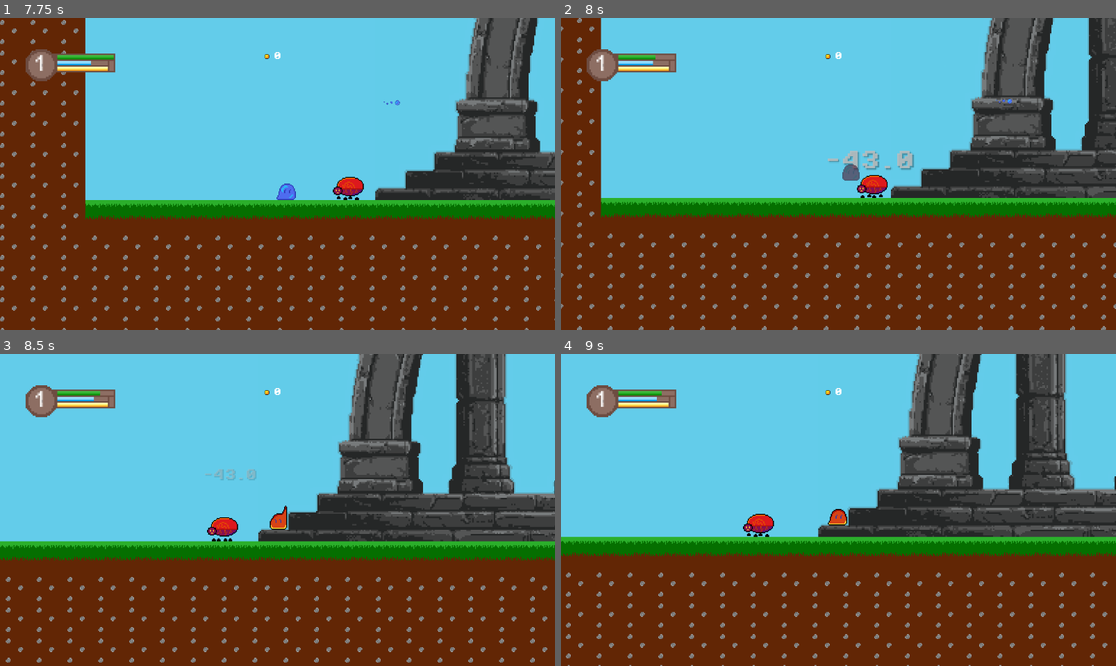
Above: before the commit, frames 1-4 (two rows, left to right).
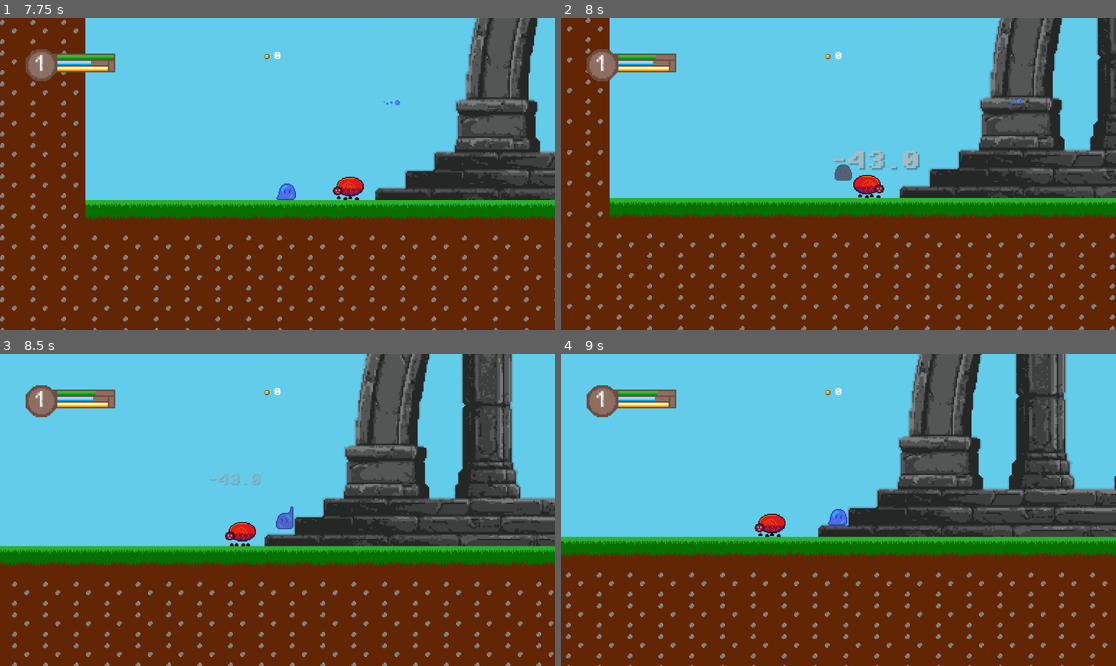
Above: after the commit, the same moments.

Repository: HEX-nova/Elegy-of-Ascension
Game: Godot game, scene res://Scenes/Tutorial.tscn
Two runs of this game, one before a commit and one after it. Both use one fixed random seed, a clock stepped at 60 frames per second and the inputs below.
Inputs (mouse positions are in pixels of both pictures, inside the frame that each line leads up to):
- Up to frame 1 (7.75 s): tap Enter (ui_accept) at 0.5, 0.77, 1.52, 3.02, 3.77, 4.52, 6.02, 6.77, 7.52 s; move the mouse to (399, 158) at 0.52 s; press the mouse at (399, 158) at 0.53 s; hold Right (ui_right) 0.53-2.03 s; move the mouse to (166, 189) at 1.27 s; release the mouse at (166, 189) at 1.28 s; right-click (166, 189) at 1.35 s; move the mouse to (333, 105) at 2.02 s; hold Left (ui_left) 2.03-2.78 s; hold Shift (Sprint) 2.03-2.78 s; move the mouse to (249, 236) at 2.77 s; hold Right (ui_right) 2.78-4.28 s; click (249, 236) at 2.85 s; move the mouse to (444, 220) at 3.52 s; right-click (444, 220) at 3.6 s; move the mouse to (111, 127) at 4.27 s; hold Left (ui_left) 4.28-5.03 s; tap Shift (Sprint) at 4.35 s; move the mouse to (305, 174) at 5.02 s; press the mouse at (305, 174) at 5.03 s; hold Right (ui_right) 5.03-5.78 s; move the mouse to (194, 96) at 5.77 s; release the mouse at (194, 96) at 5.78 s; hold Left (ui_left) 5.78-7.28 s; right-click (194, 96) at 5.85 s; move the mouse to (399, 158) at 6.52 s; hold Shift (Sprint) 6.53-7.28 s; move the mouse to (166, 189) at 7.27 s; hold Right (ui_right) from 7.28 s (still down); click (166, 189) at 7.35 s
- Up to frame 2 (8 s): keep holding Right (ui_right)
- Up to frame 3 (8.5 s): keep holding Right (ui_right); move the mouse to (333, 441) at 8.02 s; right-click (333, 441) at 8.1 s
- Up to frame 4 (9 s): keep holding Right (ui_right); move the mouse to (810, 572) at 8.77 s; tap Shift (Sprint) at 8.85 s

Frame 1 is identical in both runs. In frame 2, 12% of the frame differs, in the area x 0-100%, y 0-100%; in frame 3, 17%; in frame 4, 0.5%.

Commit message:
tried Creating Omni-Portal system with Hub-and-Spoke logic

Diff:
--- a/Scenes/Player.tscn
+++ b/Scenes/Player.tscn
@@ -15,7 +15,7 @@
 
 [node name="CharacterBody2D" type="CharacterBody2D" unique_id=1420195861 groups=["Player"]]
 z_index = 9
-collision_mask = 6
+collision_mask = 238
 script = ExtResource("1_kyqiw")
 
 [node name="0" type="AnimatedSprite2D" parent="." unique_id=1253257393]
--- a/Scenes/Tutorial.tscn
+++ b/Scenes/Tutorial.tscn
@@ -11,6 +11,7 @@
 [ext_resource type="PackedScene" uid="uid://6g25ut6a8m81" path="res://Scenes/bumble.tscn" id="9_hxa32"]
 [ext_resource type="PackedScene" uid="uid://shlyiefhal5i" path="res://Scenes/thornspitter.tscn" id="10_dlght"]
 [ext_resource type="PackedScene" uid="uid://cr8xabaqjefba" path="res://Scenes/cinderbug.tscn" id="11_8i65c"]
+[ext_resource type="PackedScene" uid="uid://db6oj7tcev6x7" path="res://Scenes/port_basic.tscn" id="12_m35rq"]
 
 [node name="Node2D" type="Node2D" unique_id=117963092]
 
@@ -149,10 +150,13 @@
 position = Vector2(1320, 280)
 
 [node name="Thornspitter" parent="." unique_id=1508775770 instance=ExtResource("10_dlght")]
-position = Vector2(832, -1040)
+position = Vector2(2088, -1048)
 
 [node name="Cinderbug" parent="." unique_id=1910152083 instance=ExtResource("11_8i65c")]
 position = Vector2(-704, -1168)
+
+[node name="Port-basic" parent="." unique_id=1969725065 instance=ExtResource("12_m35rq")]
+position = Vector2(778, -1036)
 
 [editable path="Practice Target"]
 [editable path="Practice Target2"]
--- /dev/null
+++ b/Scenes/port_basic.tscn
@@ -0,0 +1,18 @@
+[gd_scene format=3 uid="uid://db6oj7tcev6x7"]
+
+[ext_resource type="Script" uid="uid://cpketw0l06awj" path="res://Scripts/port_basic.gd" id="1_2laai"]
+[ext_resource type="Texture2D" uid="uid://dyowg0xvndcso" path="res://Sprites/Port-basic.png" id="2_y32n6"]
+
+[node name="Port-basic" type="Area2D" unique_id=1969725065 groups=["Portal"]]
+scale = Vector2(4, 4)
+collision_layer = 32
+collision_mask = 153
+script = ExtResource("1_2laai")
+
+[node name="Sprite2D" type="Sprite2D" parent="." unique_id=1582756951]
+texture = ExtResource("2_y32n6")
+
+[node name="CollisionPolygon2D" type="CollisionPolygon2D" parent="." unique_id=63678800]
+polygon = PackedVector2Array(-20, -3, -20, -2, -28, -2, -28, -1, -36, -1, -36, 0, -42, 0, -42, 1, -46, 1, -46, 2, -48, 2, -48, 3, 48, 3, 48, 2, 46, 2, 46, 1, 42, 1, 42, 0, 36, 0, 36, -1, 28, -1, 28, -2, 20, -2, 20, -3)
+
+[connection signal="body_entered" from="." to="." method="_on_body_entered"]
--- /dev/null
+++ b/Scripts/port_basic.gd
@@ -0,0 +1,40 @@
+extends Area2D
+
+enum PortType { BASIC, CENTRAL }
+
+@export_group("Identity")
+@export var type: PortType = PortType.BASIC
+@export var location_id: String = "Region_1" # e.g., 'Atheerium_Core'
+@export var portal_id: String = "North_Gate"  # Unique name for this portal
+
+@export_group("Navigation")
+@export var target_scene: PackedScene # Only used if moving between levels
+
+func _on_body_entered(body: Node2D) -> void:
+	if body.is_in_group("Player"):
+		match type:
+			PortType.BASIC:
+				_teleport_to_hub()
+			PortType.CENTRAL:
+				_open_hub_menu()
+
+func _teleport_to_hub():
+	# Logic: Look for the node in the current scene tagged as 'CENTRAL'
+	# and belonging to the same 'location_id'
+	var central_hub = _find_central_hub()
+	if central_hub:
+		get_tree().current_scene.player.global_position = central_hub.global_position
+		print("Returning to ", location_id, " Hub.")
+
+func _open_hub_menu():
+	# Here you would trigger a UI menu that lists all 'unlocked' portals
+	# for this Location ID or other Central Hubs.
+	print("Welcome to Central Hub: ", location_id)
+	# UI.show_teleport_menu(location_id)
+
+func _find_central_hub():
+	# Helper to find the hub in the scene
+	for node in get_tree().get_nodes_in_group("Portals"):
+		if node.type == PortType.CENTRAL and node.location_id == location_id:
+			return node
+	return null
--- a/project.godot
+++ b/project.godot
@@ -29,13 +29,14 @@
 
 [editor_plugins]
 
-enabled=PackedStringArray("res://addons/GitGodot/plugin.cfg")
+enabled=PackedStringArray()
 
 [global_group]
 
 Player=""
 Enemy=""
 Interactable=""
+Portal=""
 
 [input]
 
Not shown, added: Scripts/port_basic.gd.uid
Binary file added: Sprites/InventoryDisplay.png
Not shown, added: Sprites/InventoryDisplay.png.import
Binary file added: Sprites/Port-basic.ase
Binary file added: Sprites/Port-basic.png
Not shown, added: Sprites/Port-basic.png.import
